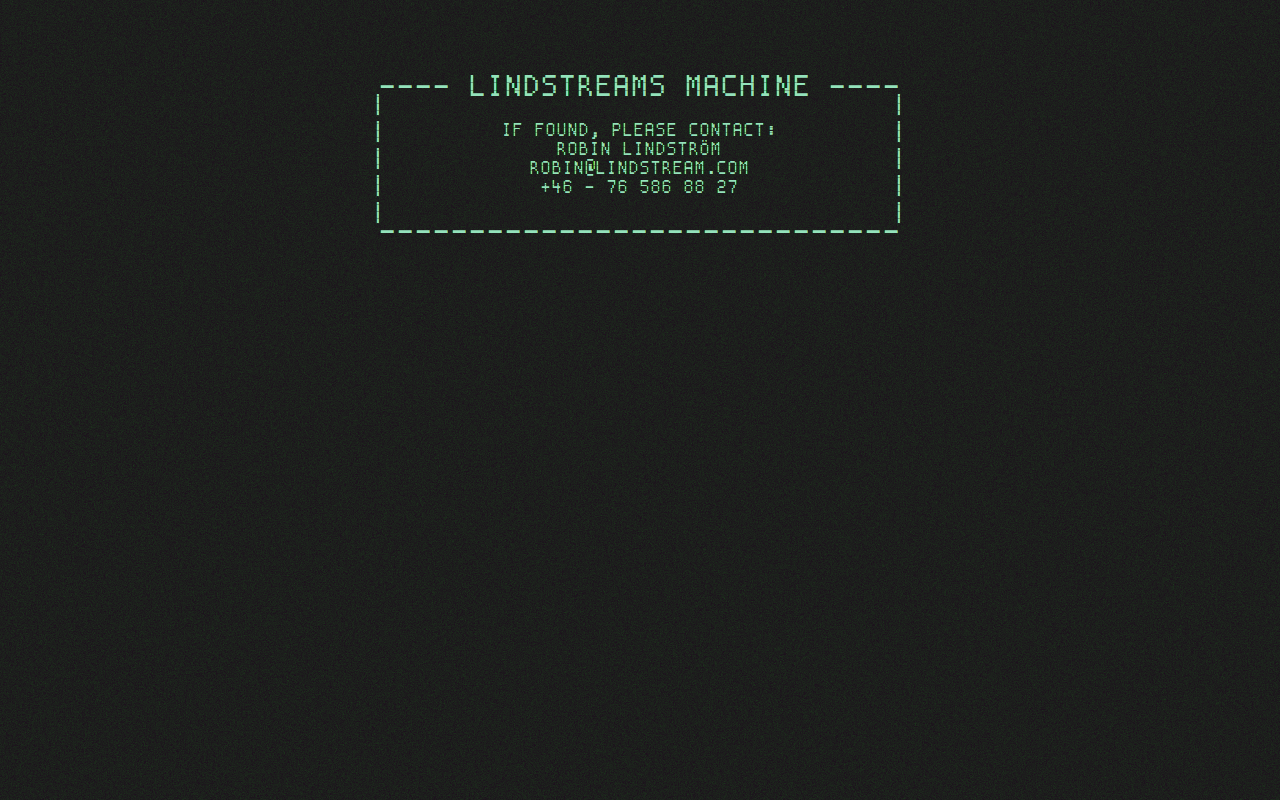
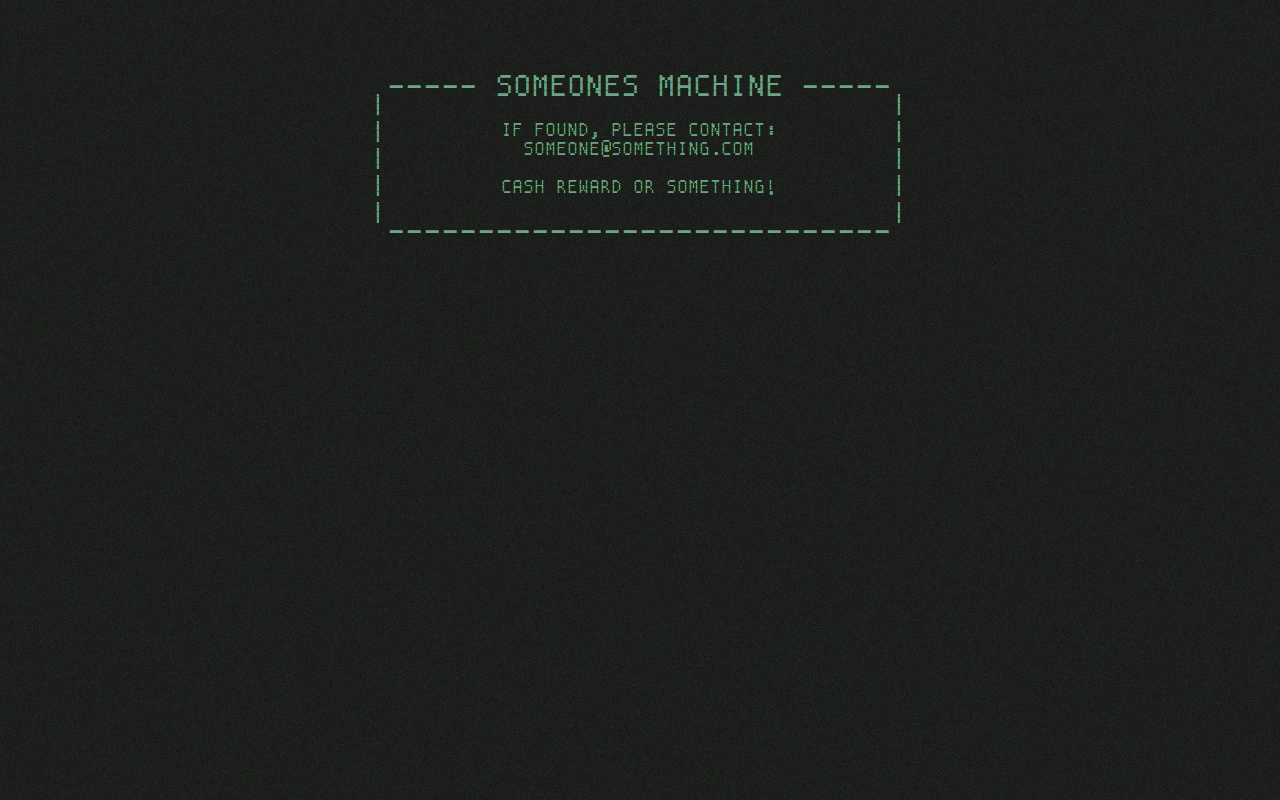
Layer changes from the first 1280px x 800px image to the second:
"| ... #1": opacity 100% → 68% over bbox(897, 94, 901, 224)
"| ...": opacity 100% → 68% over bbox(376, 94, 380, 224)
"...": opacity 100% → 68%, painted on it over bbox(380, 75, 899, 233)
